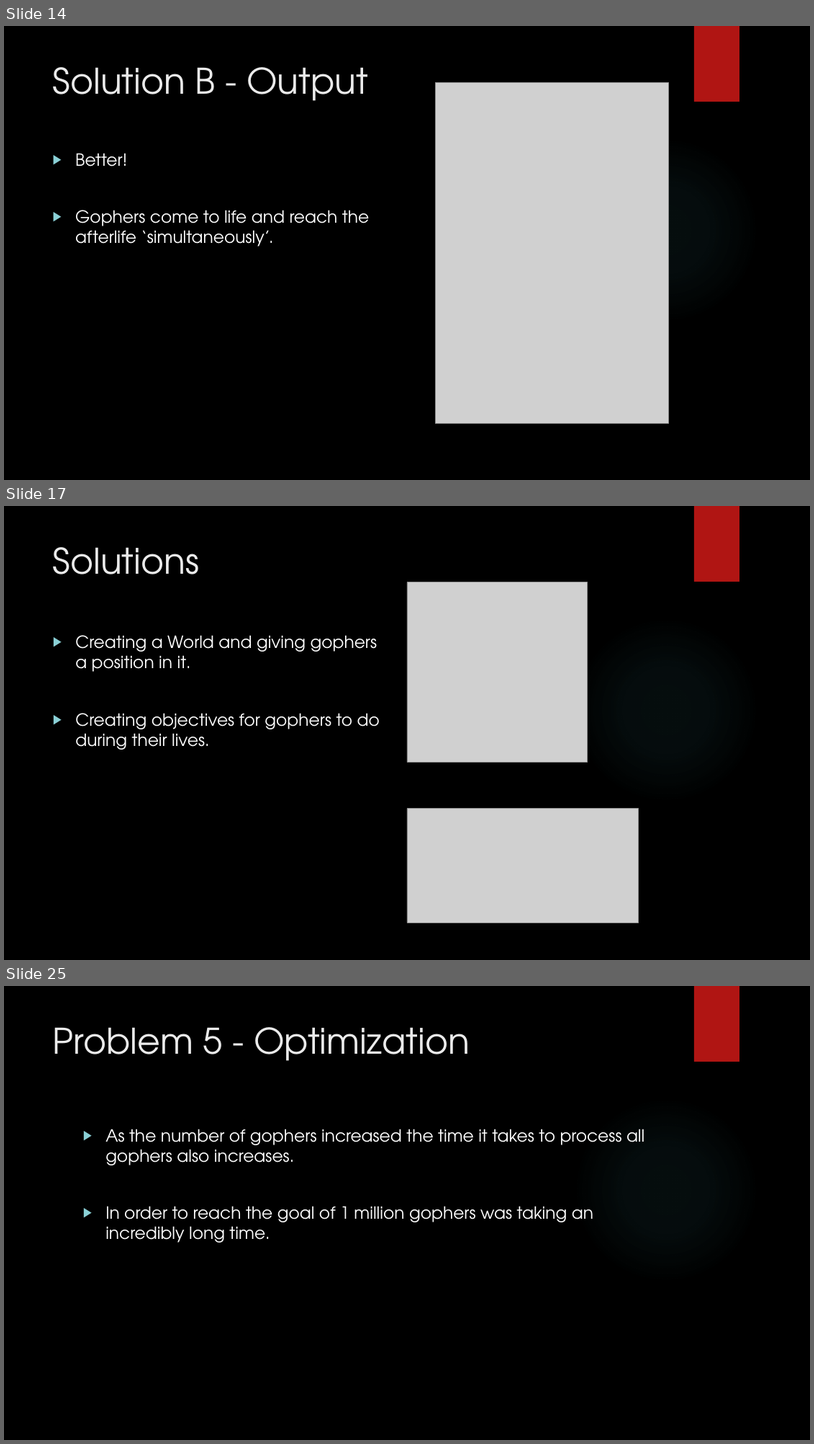
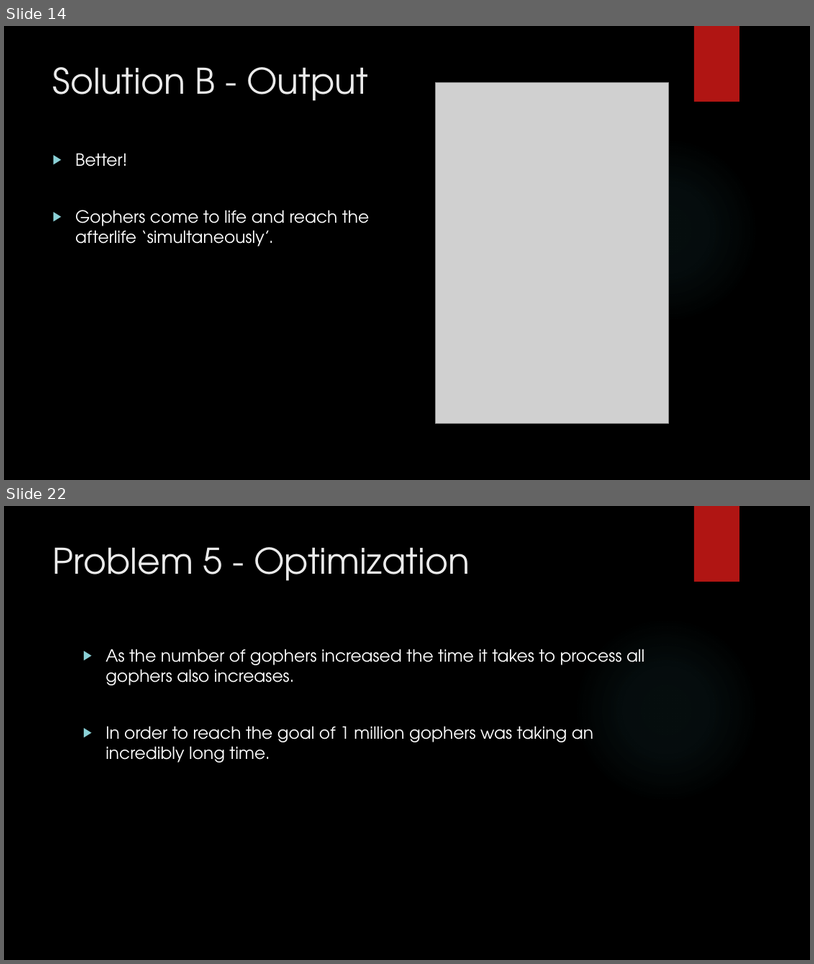
Before and after one commit to jaminologist/GopherLife, a slide deck: GopherLife.pptx. Shown one above the other, each under a label of ours: slides 14, 17 and 25 before the commit, slides 14 and 22 after it; the slides between them are not shown. The pictures are 814x1444 and 814x964 pixels, drawn with LibreOffice and Linux fonts; fonts in the diff are those of the drawing; grey boxes stand for pictures; background and template pictures are left out. Boxes give left, top, right and bottom in pixels: in the first picture for what was removed or moved away, otherwise in the second. Text is boxed around its words. In the diff, an @@ line names an element or a change of style, - is before the commit and + after.

```diff
--- a/GopherLife.pptx
+++ b/GopherLife.pptx
@@ slide 17 removed at bbox=[4, 506, 810, 960], background picture (left out); not listed: 2 template elements that a slide beside it also shows @@
@@ title removed at bbox=[53, 547, 199, 574] @@
-Solutions
@@ picture removed at bbox=[407, 582, 588, 762] @@
@@ text removed at bbox=[75, 635, 380, 749] @@
-▶ Creating a World and giving gophers a position in it.
-▶ Creating objectives for gophers to do during their lives.
@@ picture removed at bbox=[407, 808, 638, 923] @@
@@ what was slide 25 is now slide 22 @@
```
Also in this commit, not shown: 3 slides changed, 4 slides added, 6 other slides removed, 4 other files.
